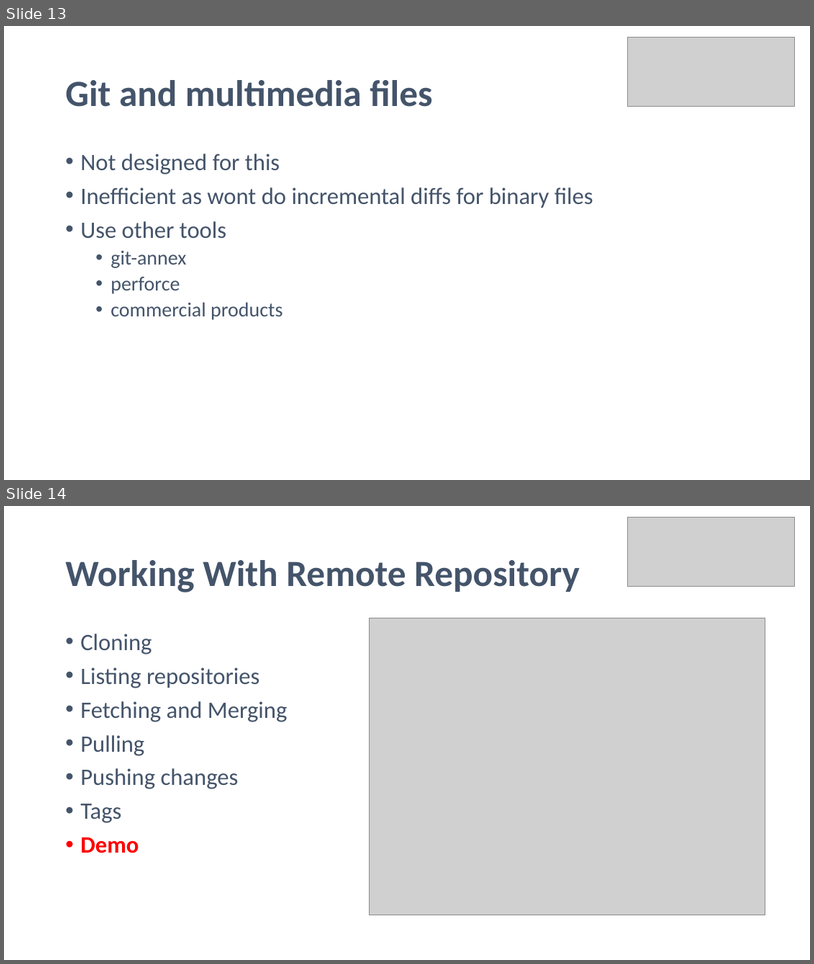
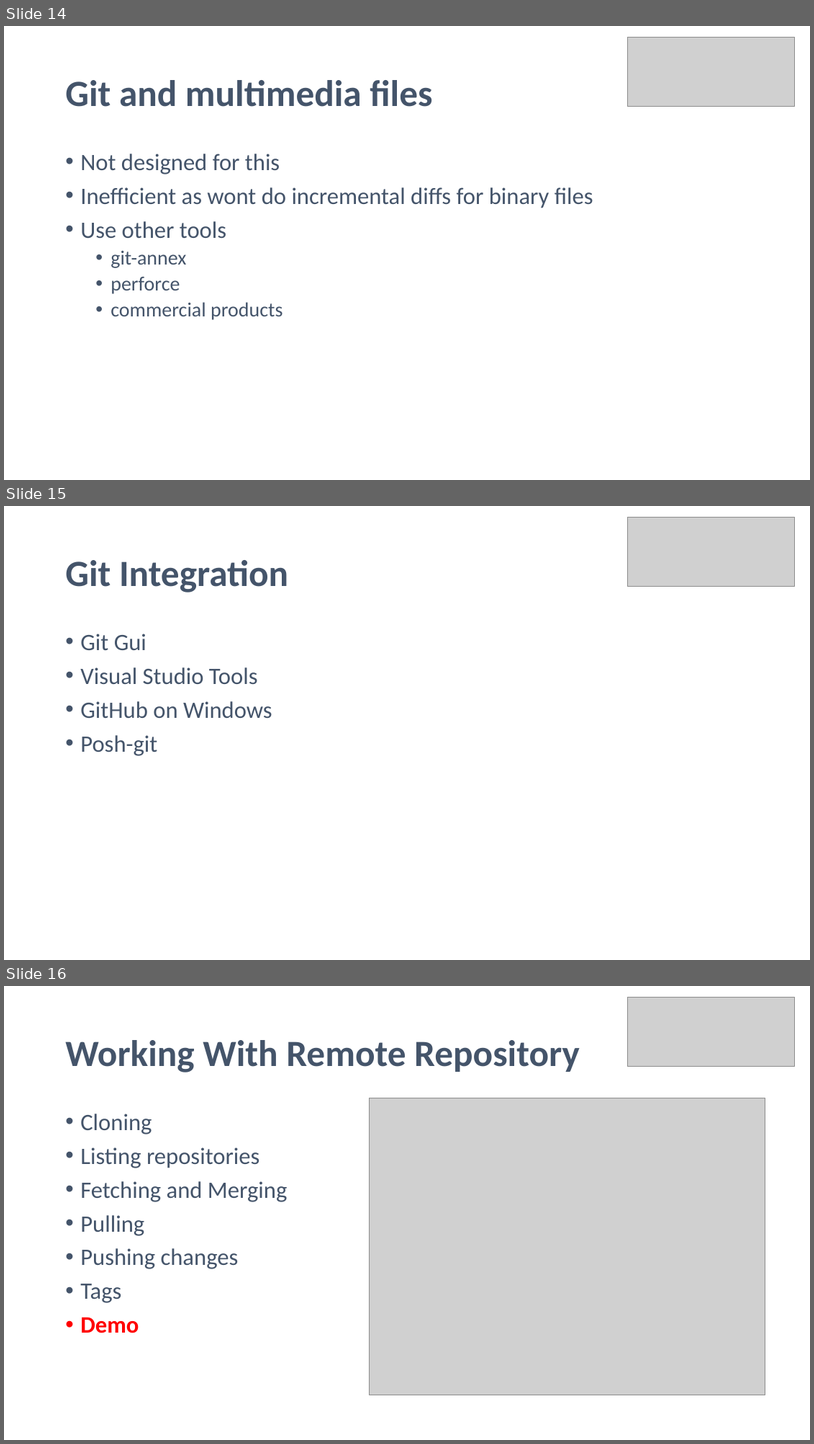
Before and after one commit to noelmcgrath/GitPresentation, a slide deck: Introduction to Git.pptx. Shown one above the other, each under a label of ours: slides 13 and 14 before the commit, slides 14, 15 and 16 after it. The pictures are 814x964 and 814x1444 pixels, drawn with LibreOffice and Linux fonts; fonts in the diff are those of the drawing; grey boxes stand for pictures. Boxes give left, top, right and bottom in pixels: in the first picture for what was removed or moved away, otherwise in the second. Text is boxed around its words. In the diff, an @@ line names an element or a change of style, - is before the commit and + after.

```diff
--- a/Introduction to Git.pptx
+++ b/Introduction to Git.pptx
@@ slide 15 added at <box>4,506,810,960</box>, background #FFFFFF @@
@@ picture added at <box>628,518,795,587</box> @@
@@ title added at <box>65,560,288,592</box>, 44 pt, text #44546A, bold @@
+Git Integration
@@ text added at <box>80,633,273,756</box>, 28 pt, text #44546A @@
+• Git Gui
+• Visual Studio Tools
+  • GitHub on Windows
+• Posh-git
@@ what was slide 13 is now slide 14 @@
@@ what was slide 14 is now slide 16 @@
```
Also in this commit, not shown: 4 slides changed, 6 other slides added, 2 other files.
